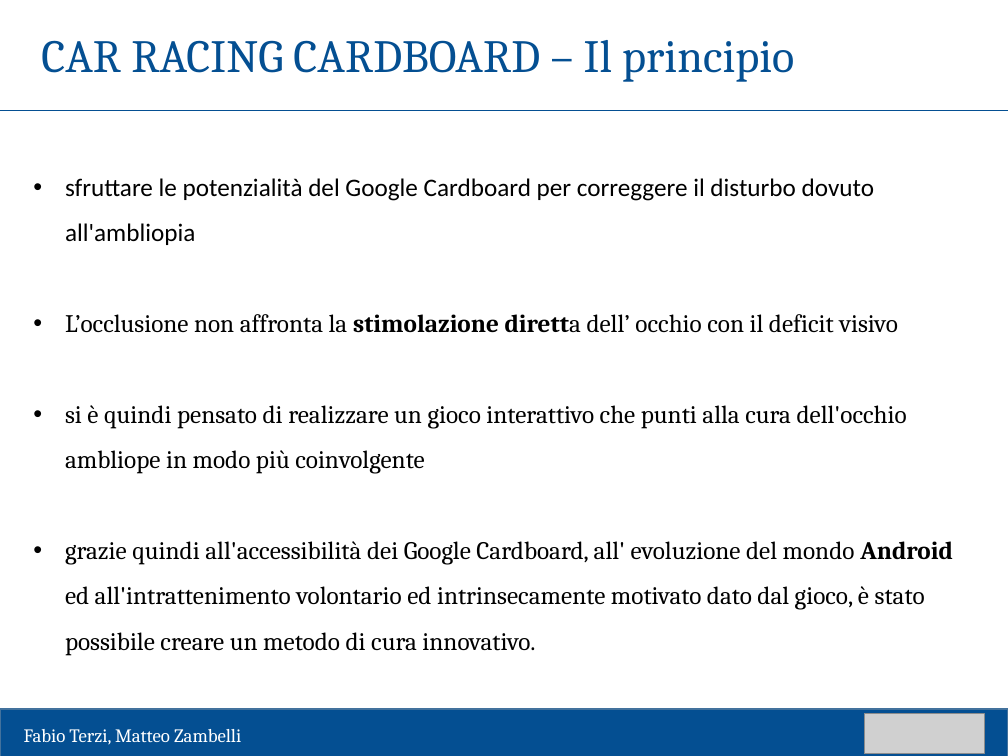
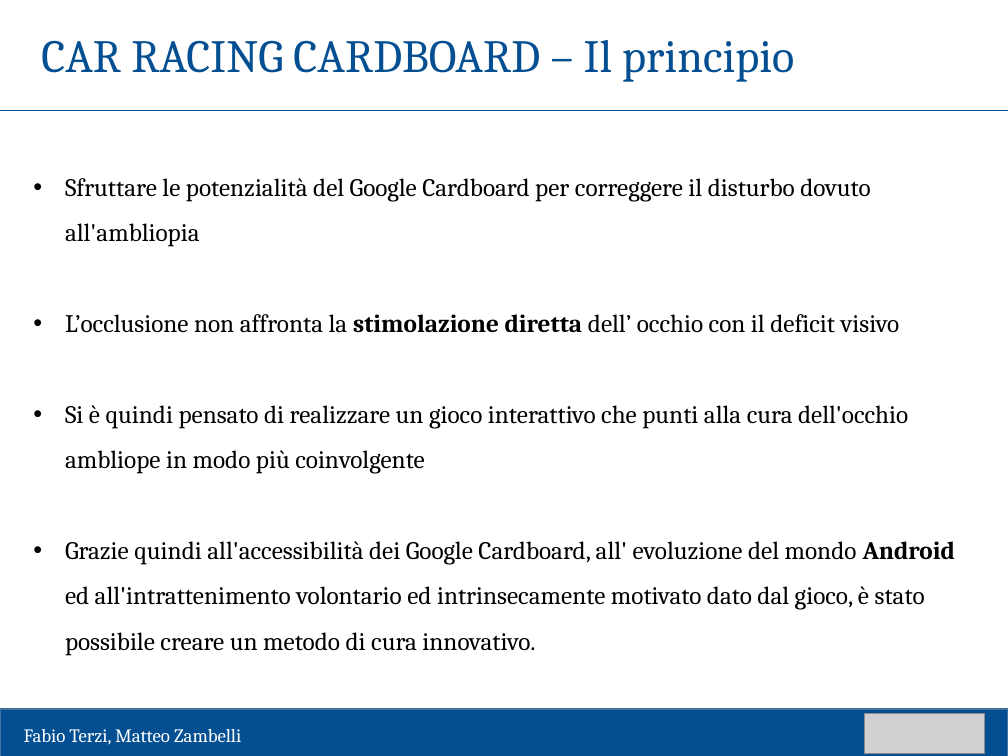
Before and after one commit to matteozambelli/CardboardApp, a slide deck: slide 9 of tesi/presentazione/template laurea-43.pptx. Drawn at 1008x756 pixels with LibreOffice and Linux fonts; fonts in the diff are those of the drawing; grey boxes stand for pictures. Boxes give left, top, right and bottom in pixels: in the first picture for what was removed or moved away, otherwise in the second. Text is boxed around its words. In the diff, an @@ line names an element or a change of style, - is before the commit and + after.

Commit message:
slide

```diff
--- a/tesi/presentazione/template laurea-43.pptx
+++ b/tesi/presentazione/template laurea-43.pptx
@@ text at [65,178,870,247]: text changed; font Calibri to Cambria @@
-• sfruttare le potenzialità del Google Cardboard per correggere il disturbo dovuto all'ambliopia
+• Sfruttare le potenzialità del Google Cardboard per correggere il disturbo dovuto all'ambliopia
@@ text at [65,314,900,333]: bold on in "diretta" @@
@@ text at [65,405,955,656]: text changed @@
-• si è quindi pensato di realizzare un gioco interattivo che punti alla cura dell'occhio ambliope in modo più coinvolgente
-• grazie quindi all'accessibilità dei Google Cardboard, all' evoluzione del mondo Android ed all'intrattenimento volontario ed intrinsecamente motivato dato dal gioco, è stato possibile creare un metodo di cura innovativo.
+• Si è quindi pensato di realizzare un gioco interattivo che punti alla cura dell'occhio ambliope in modo più coinvolgente
+• Grazie quindi all'accessibilità dei Google Cardboard, all' evoluzione del mondo Android ed all'intrattenimento volontario ed intrinsecamente motivato dato dal gioco, è stato possibile creare un metodo di cura innovativo.
```
Also in this commit, not shown: 1 other slide changed, 3 slides added.
